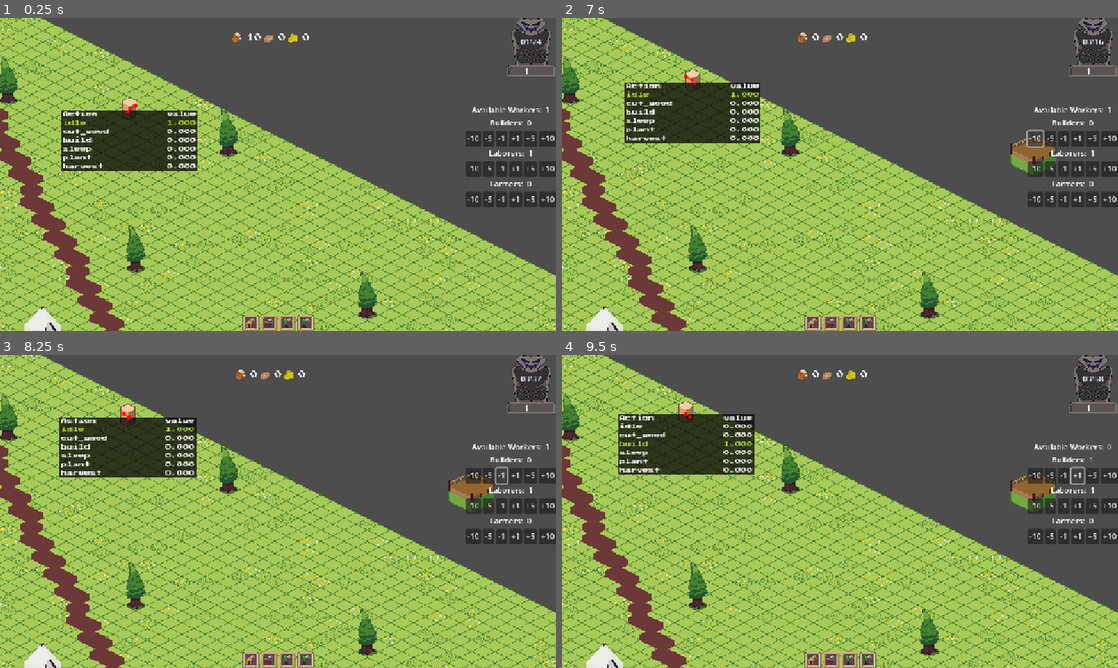
Above: before the commit, frames 1-4 (two rows, left to right).
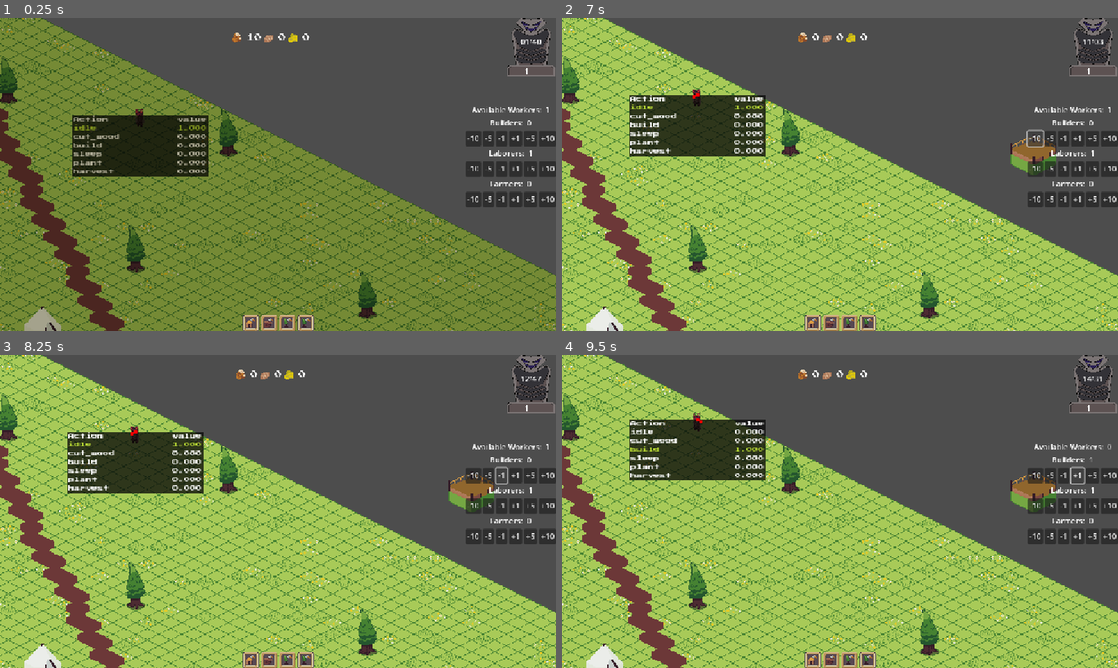
Above: after the commit, the same moments.

Repository: JontanKhuu/Ramen
Game: Godot game, scene res://World/world.tscn
The game is run twice, just before and just after one commit, with the same random seed, the same clock (stepped at 60 frames per second) and the same inputs.
Inputs (mouse positions are in pixels of both pictures, inside the frame that each line leads up to):
- Up to frame 1 (0.25 s): no input
- Up to frame 2 (7 s): click (812, 321) at 0.52 s; click "-10" at 1.25 s; click "-5" at 2 s; click "-1" at 2.75 s; click "+1" at 3.5 s; click "+5" at 4.25 s; click "+10" at 5 s; click (812, 321) at 5.77 s; click "-10" at 6.5 s
- Up to frame 3 (8.25 s): click "-5" at 7.25 s; click "-1" at 8 s
- Up to frame 4 (9.5 s): click "+1" at 8.75 s

The runs differ from the first frame. In frame 1, 58% of the frame differs, in the area x 0-100%, y 0-100%; in frame 2, 3.6%; in frame 3, 3.8%; in frame 4, 2.8%.

Commit message:
sprites and trader event

Diff:
--- a/NPC/Scenes/event_npc.gd
+++ b/NPC/Scenes/event_npc.gd
@@ -1,26 +1,47 @@
 extends CharacterBody2D
+class_name EventNPC
+
+const goblin = preload("res://NPC/Assets/Merchant.png")
+const ambassador = preload("res://NPC/Assets/Ambassador.png")
+const guard1 = preload("res://NPC/Assets/Guard1.png")
+const guard2 = preload("res://NPC/Assets/Guard2.png")
+
+enum EVENT_TYPE{
+	NONE = 0,MERCHANT = 1, TRIBUTE = 2
+}
 
 @export var speed := 100
+
+@export var event_type : EVENT_TYPE
 
 @onready var tiles : Node2D = get_node("/root/World/TileMap")
 @onready var grassTiles : TileMapLayer = tiles.get_child(0)
 @onready var nav: NavigationAgent2D = $NavigationAgent2D
+@onready var trade : Control = get_tree().get_first_node_in_group("TRADEUI")
 @onready var sprite_2d: Sprite2D = $Sprite2D
 
 var _target
 
+var leaving : bool = false
 var aStar : AStarGrid2D
 var path_points : Array
 
 func _ready() -> void:
 	_target = get_tree().get_first_node_in_group("TENT").entrance.global_position
 	aStar = tiles.aStar
+	_handle_event_setup()
 
 func _process(delta: float) -> void:
+	_handle_target(delta)
+
+func _handle_target(delta : float) -> void:
 	if !_target:
 		return
+
 	var to_target = self.global_position.distance_to(_target)
 	if to_target < 5:
+		if leaving:
+			queue_free()
 		_target = null
 		velocity = Vector2.ZERO
 		nav.emit_signal("navigation_finished")
@@ -57,4 +78,30 @@
 		return
 
 	nav.target_position = grassTiles.map_to_local(path_points.front())
-	pass
+
+func _unhandled_input(event: InputEvent) -> void:
+	var distance = get_global_mouse_position().distance_to(global_position)
+	if event.is_action_pressed("confirm") and distance < 10:
+		_event_action()
+
+# Event handling
+func _handle_event_setup() -> void:
+	match event_type:
+		EVENT_TYPE.MERCHANT:
+			sprite_2d.texture = goblin
+			pass
+		EVENT_TYPE.TRIBUTE:
+			sprite_2d.texture = ambassador
+			pass
+
+func _event_action() -> void:
+	match event_type:
+		EVENT_TYPE.MERCHANT:
+			trade.visible = true
+			pass
+		EVENT_TYPE.TRIBUTE:
+			sprite_2d.texture = ambassador
+			pass
+func leave() -> void:
+	_target = get_parent().global_position
+	leaving = true
--- a/NPC/Scenes/event_npc.tscn
+++ b/NPC/Scenes/event_npc.tscn
@@ -1,7 +1,6 @@
-[gd_scene load_steps=4 format=3 uid="uid://b250ohsf08qk7"]
+[gd_scene load_steps=3 format=3 uid="uid://b250ohsf08qk7"]
 
 [ext_resource type="Script" uid="uid://cc7abbam5vinm" path="res://NPC/Scenes/event_npc.gd" id="1_bw2qs"]
-[ext_resource type="Texture2D" uid="uid://cr05crb7xlo6m" path="res://NPC/Assets/Merchant.png" id="2_81t3t"]
 
 [sub_resource type="CapsuleShape2D" id="CapsuleShape2D_81t3t"]
 radius = 5.0
@@ -12,7 +11,6 @@
 script = ExtResource("1_bw2qs")
 
 [node name="Sprite2D" type="Sprite2D" parent="."]
-texture = ExtResource("2_81t3t")
 
 [node name="CollisionShape2D" type="CollisionShape2D" parent="."]
 shape = SubResource("CapsuleShape2D_81t3t")
--- a/NPC/Scenes/npc.tscn
+++ b/NPC/Scenes/npc.tscn
@@ -1,7 +1,7 @@
 [gd_scene load_steps=19 format=3 uid="uid://dj3y6vnh3v28l"]
 
 [ext_resource type="Script" uid="uid://j0eg4xid27jn" path="res://NPC/Scripts/npc.gd" id="1_056qb"]
-[ext_resource type="Texture2D" uid="uid://ed3wtbvhwcct" path="res://NPC/Assets/npc.png" id="1_asys0"]
+[ext_resource type="Texture2D" uid="uid://47an08dj67su" path="res://NPC/Assets/VillagerMale.png" id="2_jsb76"]
 [ext_resource type="Script" uid="uid://bxew2mys8y8u8" path="res://addons/utility_ai/agent/agent.gd" id="3_7mkhf"]
 [ext_resource type="Script" uid="uid://bpvkdlp8jw4sj" path="res://addons/utility_ai/actions/action.gd" id="4_8wx6m"]
 [ext_resource type="Script" uid="uid://b2f8vq1st70r0" path="res://addons/utility_ai/considerations/aggregation.gd" id="5_83rtv"]
@@ -56,7 +56,7 @@
 job = 1
 
 [node name="Sprite2D" type="Sprite2D" parent="."]
-texture = ExtResource("1_asys0")
+texture = ExtResource("2_jsb76")
 
 [node name="CollisionShape2D" type="CollisionShape2D" parent="."]
 shape = SubResource("CapsuleShape2D_056qb")
--- a/NPC/Scripts/npc.gd
+++ b/NPC/Scripts/npc.gd
@@ -54,7 +54,7 @@
 	var to_target = self.global_position.distance_to(_target)
 	match task:
 		LOOKING_FOR.NONE:
-			if to_target < 5:
+			if to_target < 5 or nav.is_navigation_finished():
 				wander_timer.start()
 				_target = null
 				return
--- a/UI/Calendar/Scripts/Calendar/date_time.gd
+++ b/UI/Calendar/Scripts/Calendar/date_time.gd
@@ -5,6 +5,8 @@
 @export_range(0,59) var minutes:int = 0
 @export_range(0,59) var hours:int = 0
 @export_range(0,59) var days:int = 0
+
+signal day_passed
 
 var delta_time: float = 0
 
@@ -19,7 +21,9 @@
 	seconds += delta_int_secs
 	minutes += seconds/60
 	hours += minutes/60
-	days += hours/24
+	if hours >= 24:
+		days += hours/24
+		day_passed.emit()
 
 	seconds = seconds % 60
 	minutes = minutes % 60
--- a/UI/Calendar/Scripts/Calendar/time_system.gd
+++ b/UI/Calendar/Scripts/Calendar/time_system.gd
@@ -1,14 +1,17 @@
 class_name TimeSystem extends Node
+
+const EVENT = preload("res://NPC/Scenes/event_npc.tscn")
 
 signal updated
 
 @export var date_time: DateTime
 @export var ticks_per_second: int = 10000 # Change the int here to increase/decrease speed of time
 
+@onready var eventSpawn = get_tree().get_first_node_in_group("EVENTSPAWN")
 # Add event and check what time of date it should trigger.
 var events = {
-	"Trader Spawn": {"days": 2,"hours": 14,"minutes": 30,"action": Callable(self,"trader_spawn")},
-	"Money Checkin": {"days": 1,"hours": 8,"minutes": 0,"action": Callable(self,"money_checkin")},
+	"Trader Spawn": {"days": 1,"hours": 14,"minutes": 30,"action": Callable(self,"trader_spawn")},
+	"Money Checkin": {"days": 2,"hours": 8,"minutes": 0,"action": Callable(self,"money_checkin")},
 	"Queue Sort Test": {"days": 1,"hours": 2,"minutes": 59,"action": Callable(self,"test_one")},
 	"Test Event2": {"days": 1,"hours": 16,"minutes": 4,"action": Callable(self,"test_two")},
 }
@@ -54,7 +57,11 @@
 	else:
 		return false
 
-func trader_spawn(): # The actual function
+func trader_spawn() -> void: # The actual function
+	var merchant = EVENT.instantiate()
+	merchant.event_type = merchant.EVENT_TYPE.MERCHANT
+	date_time.connect("day_passed",Callable(merchant,"leave"))
+	eventSpawn.add_child(merchant)
 	print("Trader Spawned")
 
 func money_checkin():
--- a/UI/MainUI/mainUI.tscn
+++ b/UI/MainUI/mainUI.tscn
@@ -108,6 +108,6 @@
 offset_bottom = 0.0
 mouse_filter = 2
 
-[node name="TradeUI" parent="." instance=ExtResource("6_6j1t5")]
+[node name="TradeUI" parent="." groups=["TRADEUI"] instance=ExtResource("6_6j1t5")]
 
 [node name="JobManager" parent="." instance=ExtResource("7_pg31w")]
--- a/UI/Trading/trade_ui.gd
+++ b/UI/Trading/trade_ui.gd
@@ -29,6 +29,9 @@
 
 func _on_visibility_changed() -> void:
 	await get_tree().create_timer(.5).timeout
+	for child in vbox.get_children():
+		child.queue_free()
+
 	initCoins = Global.inventory_dict[Global.RESOURCES_TRACKED.COINS]
 	for i in Global.RESOURCES_TRACKED.size():
 		if i == Global.RESOURCES_TRACKED.COINS:
@@ -36,3 +39,7 @@
 		var tradeRow = TRADE_ROW.instantiate()
 		tradeRow.resource = i
 		vbox.add_child(tradeRow)
+
+
+func _on_button_pressed() -> void:
+	visible = false
--- a/UI/Trading/trade_ui.tscn
+++ b/UI/Trading/trade_ui.tscn
@@ -1,9 +1,10 @@
-[gd_scene load_steps=6 format=3 uid="uid://cwyk2c760n12i"]
+[gd_scene load_steps=7 format=3 uid="uid://cwyk2c760n12i"]
 
 [ext_resource type="Script" uid="uid://bhrlicibpik8f" path="res://UI/Trading/trade_ui.gd" id="1_215ll"]
 [ext_resource type="Texture2D" uid="uid://cgh4rsjc2kjh4" path="res://UI/Trading/trade.png" id="2_6kbsj"]
 [ext_resource type="Texture2D" uid="uid://d0i28vbkj0mjo" path="res://UI/Trading/ChangeArrow.png" id="3_6kbsj"]
 [ext_resource type="FontFile" uid="uid://y2wfxqrg8ieg" path="res://NPC/Debug/PressStart2P.ttf" id="4_apywq"]
+[ext_resource type="Texture2D" uid="uid://0jdtbs4d4txc" path="res://UI/Trading/Confirm.png" id="5_ao3bn"]
 
 [sub_resource type="LabelSettings" id="LabelSettings_apywq"]
 line_spacing = 1.0
@@ -99,4 +100,22 @@
 vertical_alignment = 1
 metadata/_edit_use_anchors_ = true
 
+[node name="Button" type="Button" parent="."]
+layout_mode = 1
+anchors_preset = 3
+anchor_left = 1.0
+anchor_top = 1.0
+anchor_right = 1.0
+anchor_bottom = 1.0
+offset_left = -127.0
+offset_top = -80.0
+offset_right = -79.0
+offset_bottom = -52.0
+grow_horizontal = 0
+grow_vertical = 0
+icon = ExtResource("5_ao3bn")
+flat = true
+expand_icon = true
+
 [connection signal="visibility_changed" from="." to="." method="_on_visibility_changed"]
+[connection signal="pressed" from="Button" to="." method="_on_button_pressed"]
--- a/World/world.tscn
+++ b/World/world.tscn
@@ -7,7 +7,6 @@
 [ext_resource type="PackedScene" uid="uid://diuxg5omwl2tu" path="res://TileMap/Scenes/tile_map.tscn" id="5_k8do8"]
 [ext_resource type="PackedScene" uid="uid://dj3y6vnh3v28l" path="res://NPC/Scenes/npc.tscn" id="6_bkhv4"]
 [ext_resource type="Script" uid="uid://crmdlu7nyasul" path="res://World/Scripts/player_camera.gd" id="7_eidgh"]
-[ext_resource type="PackedScene" uid="uid://b250ohsf08qk7" path="res://NPC/Scenes/event_npc.tscn" id="8_oe8m4"]
 [ext_resource type="PackedScene" uid="uid://b4od6l5fg7xh0" path="res://Buildings/Scenes/tent.tscn" id="9_oe8m4"]
 
 [sub_resource type="Resource" id="Resource_bkhv4"]
@@ -48,12 +47,11 @@
 [node name="TimeSystem" type="Node" parent="."]
 script = ExtResource("2_3f78f")
 date_time = SubResource("Resource_bkhv4")
-ticks_per_second = 1000
+ticks_per_second = 5000
 
 [node name="MainUI" parent="." instance=ExtResource("3_bkhv4")]
 
 [node name="DirectionalLight2D" type="DirectionalLight2D" parent="." node_paths=PackedStringArray("time_system")]
-visible = false
 position = Vector2(576, 281)
 color = Color(0.140447, 0.140447, 0.140447, 1)
 blend_mode = 2
@@ -91,9 +89,7 @@
 [node name="Tent" parent="." instance=ExtResource("9_oe8m4")]
 position = Vector2(256, 546)
 
-[node name="EventSpawn" type="Node2D" parent="."]
+[node name="EventSpawn" type="Node2D" parent="." groups=["EVENTSPAWN"]]
 position = Vector2(-481, 264)
 
-[node name="EventNPC" parent="EventSpawn" instance=ExtResource("8_oe8m4")]
-
 [connection signal="updated" from="TimeSystem" to="DirectionalLight2D" method="update"]
--- a/project.godot
+++ b/project.godot
@@ -39,6 +39,8 @@
 HOUSE=""
 CROP=""
 TENT=""
+TRADEUI=""
+EVENTSPAWN=""
 
 [input]
 
Binary file added: NPC/Assets/Ambassador.png
Not shown, added: NPC/Assets/Ambassador.png.import
Binary file added: NPC/Assets/Guard1.png
Not shown, added: NPC/Assets/Guard1.png.import
Binary file added: NPC/Assets/Guard2.png
Not shown, added: NPC/Assets/Guard2.png.import
Binary file added: UI/Trading/Confirm.png
Not shown, added: UI/Trading/Confirm.png.import
Not shown: 1 places in World/world.tscn that only renumber resources
